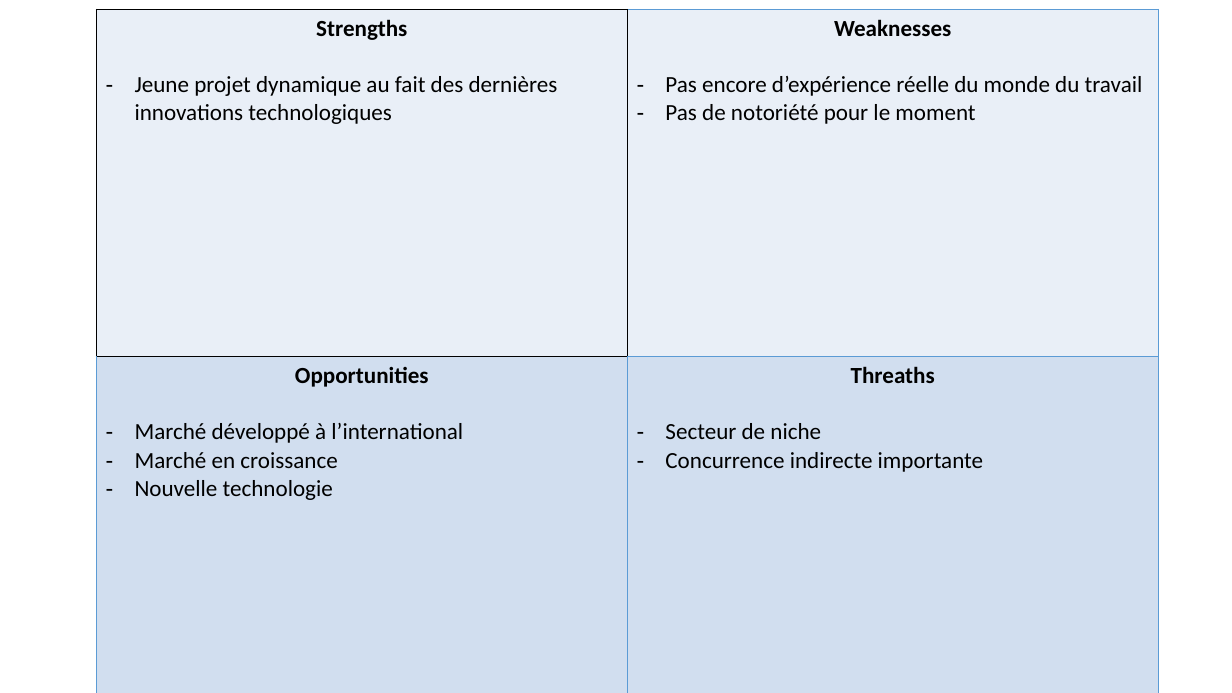
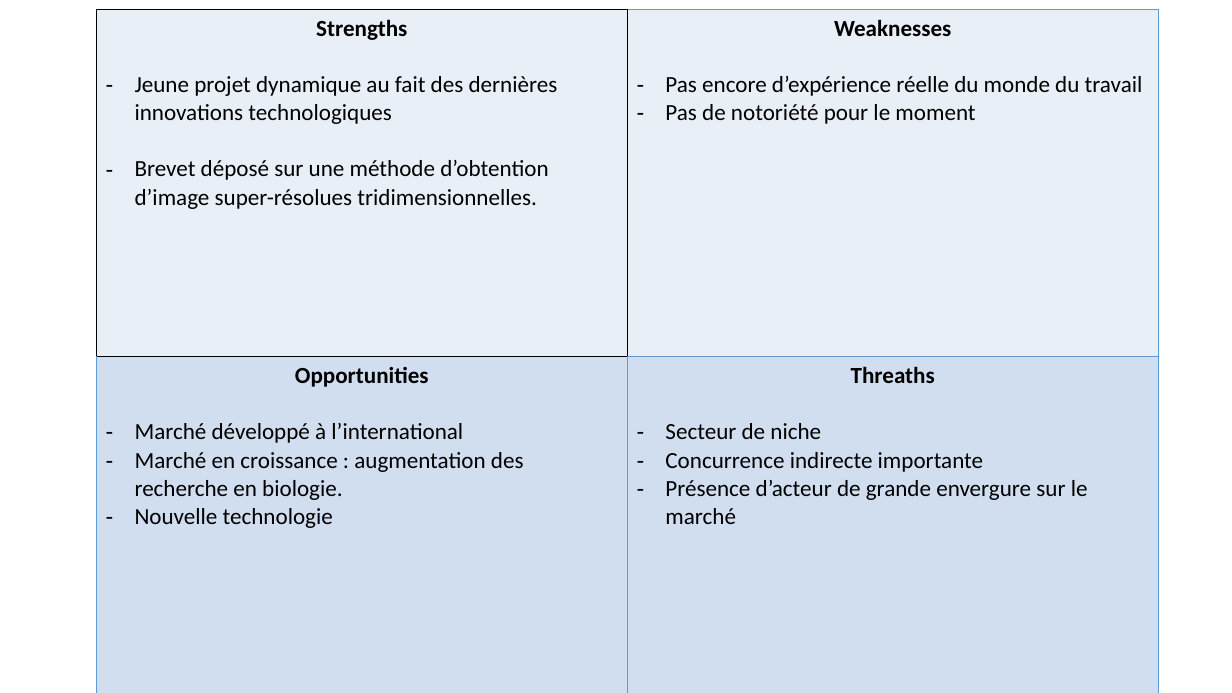
Before and after one commit to Killian-Herveau/PIMS, a slide deck: slide 1 of OppAffaire/Business Plan/SWOT.pptx. Drawn at 1232x693 pixels with LibreOffice and Linux fonts; fonts in the diff are those of the drawing. Boxes give left, top, right and bottom in pixels: in the first picture for what was removed or moved away, otherwise in the second. Text is boxed around its words. In the diff, an @@ line names an element or a change of style, - is before the commit and + after.

```diff
--- a/OppAffaire/Business Plan/SWOT.pptx
+++ b/OppAffaire/Business Plan/SWOT.pptx
@@ table at (x1=96, y1=9, x2=1159, y2=693) @@
-row 1, column 1: Strengths / Jeune projet dynamique au fait des dernières innovations technologiques
+row 1, column 1: Strengths / Jeune projet dynamique au fait des dernières innovations technologiques / Brevet déposé sur une méthode d’obtention d’image super-résolues tridimensionnelles.
-row 2, column 1: Opportunities / Marché développé à l’international / Marché en croissance / Nouvelle technologie
+row 2, column 1: Opportunities / Marché développé à l’international / Marché en croissance : augmentation des recherche en biologie. / Nouvelle technologie
-row 2, column 2: Threaths / Secteur de niche / Concurrence indirecte importante
+row 2, column 2: Threaths / Secteur de niche / Concurrence indirecte importante / Présence d’acteur de grande envergure sur le marché
```
Also in this commit, not shown: 1 other file.
